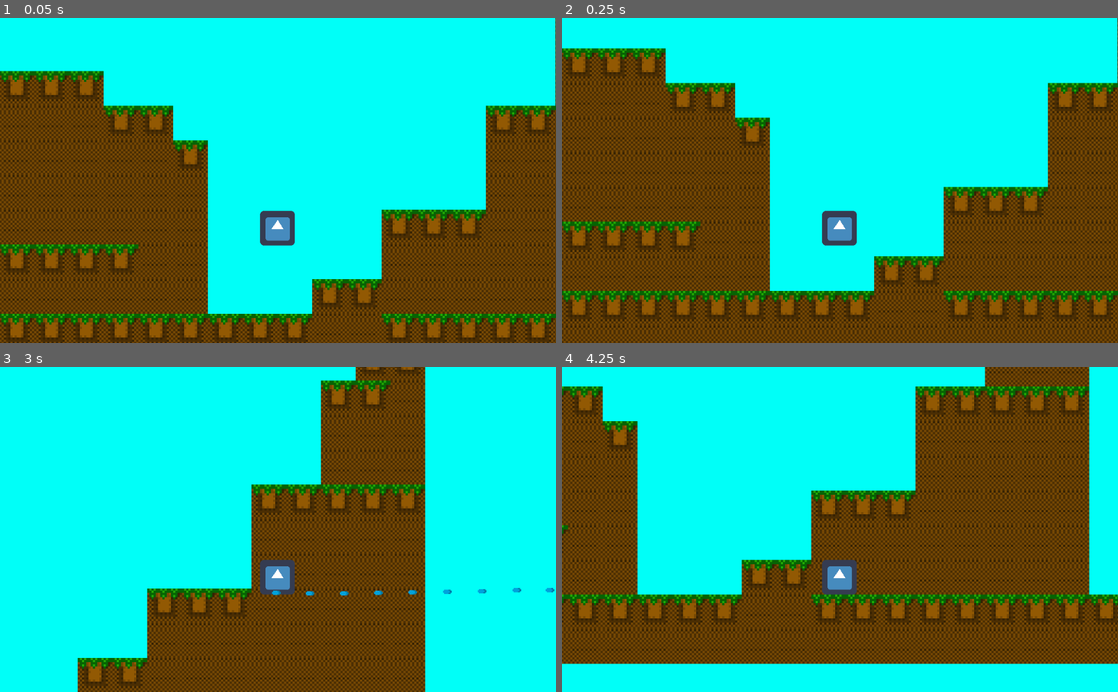
Above: before the commit, frames 1-4 (two rows, left to right).
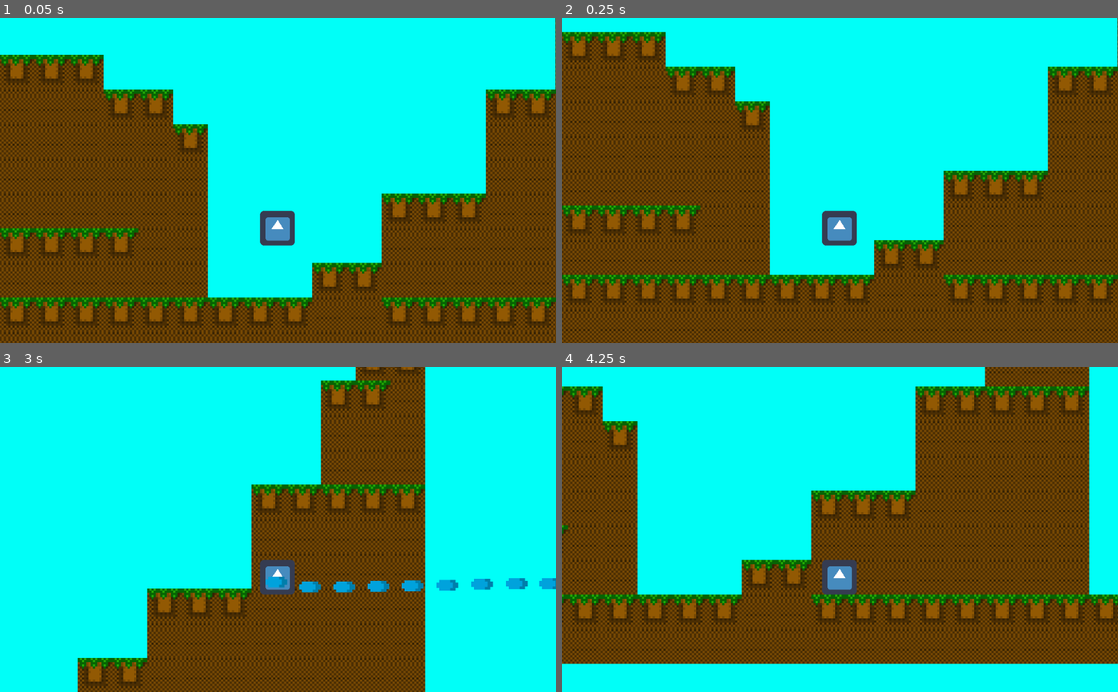
Above: after the commit, the same moments.

Repository: iloveusername/CodeOrCreateNerdsGame
Game: Godot game, scene res://Scenes/Test Scene.tscn
Two runs of this game, one before a commit and one after it. Both use one fixed random seed, a clock stepped at 60 frames per second and the inputs below. The engine's default icon, where the game draws it, is replaced by a stand-in: a white triangle on a blue panel in a dark square.
Inputs:
- Up to frame 1 (0.05 s): no input
- Up to frame 2 (0.25 s): no input
- Up to frame 3 (3 s): hold Right (ui_right) 0.53-1.28 s; tap Space (ui_select) at 0.77, 1.52 s; hold Down (ui_down) 1.28-2.03 s; hold Right (ui_right) 2.03-2.78 s; hold Up (ui_up) from 2.78 s (still down)
- Up to frame 4 (4.25 s): tap Space (ui_select) at 3.02, 3.77 s; release Up (ui_up) at 3.53 s; hold Left (ui_left) from 3.53 s (still down)

The runs differ from the first frame. In frame 1, 30% of the frame differs, in the area x 0-100%, y 0-100%; in frame 2, 35%; in frame 3, 1.2%; in frame 4, nothing differs.

Commit message:
Better Shooting

Diff:
--- a/Scenes/Bullet.tscn
+++ b/Scenes/Bullet.tscn
@@ -3,13 +3,16 @@
 [ext_resource path="res://Sprites/Water Bullet.png" type="Texture" id=1]
 
 [sub_resource type="RectangleShape2D" id=1]
-extents = Vector2( 8, 8 )
+extents = Vector2( 15.873, 30.7692 )
 
 [node name="Bullet" type="RigidBody2D"]
 
 [node name="Sprite" type="Sprite" parent="."]
+position = Vector2( 4.76837e-07, -4.76837e-07 )
+scale = Vector2( 2.5, 2.5 )
 texture = ExtResource( 1 )
 
 [node name="CollisionShape2D" type="CollisionShape2D" parent="."]
-scale = Vector2( 0.504, 0.26 )
+visible = false
+scale = Vector2( 0.632, 0.164 )
 shape = SubResource( 1 )
--- a/Scenes/Player.tscn
+++ b/Scenes/Player.tscn
@@ -12,6 +12,7 @@
 [node name="Player" type="Node2D"]
 
 [node name="KinematicBody2D" type="KinematicBody2D" parent="."]
+position = Vector2( 0, 14.6998 )
 script = ExtResource( 2 )
 
 [node name="CollisionShape2D" type="CollisionShape2D" parent="KinematicBody2D"]
--- a/Scripts/Player.gd
+++ b/Scripts/Player.gd
@@ -15,6 +15,7 @@
 var facingDir = 1
 var bulletSpeed = 2000
 var bullet = preload("res://Scenes/Bullet.tscn")
+var charge = 100
 
 onready var rayCast = $RayCast2D
 
@@ -39,9 +40,11 @@
 		if Input.is_action_pressed("ui_select") && jumpReady > 1:
 			jumpReady = 0
 			motion.y = -JUMP_FORCE
+
 #Jump Refresh
 	if jumpReady != 1:
 		jumpReady += 0.05
+
 #Gravity
 	motion.y += GRAVITY
 
@@ -55,13 +58,12 @@
 	if Input.is_action_pressed("ui_up"):
 		shoot()
 
-
 	motion = move_and_slide(motion, Vector2.UP)
 	print(jumpReady)
 
 #Bullet Stuff
 func shoot():
 	var bulletInstance = bullet.instance()
-	bulletInstance.position = get_global_position()
-	bulletInstance.apply_impulse(Vector2(),Vector2(bulletSpeed,0).rotated(rotation))
+	bulletInstance.position = get_global_position() + Vector2(0,-10)
+	bulletInstance.apply_impulse(Vector2(0,0),Vector2(bulletSpeed * facingDir,0).rotated(rotation))
 	get_tree().get_root().call_deferred("add_child",bulletInstance)
